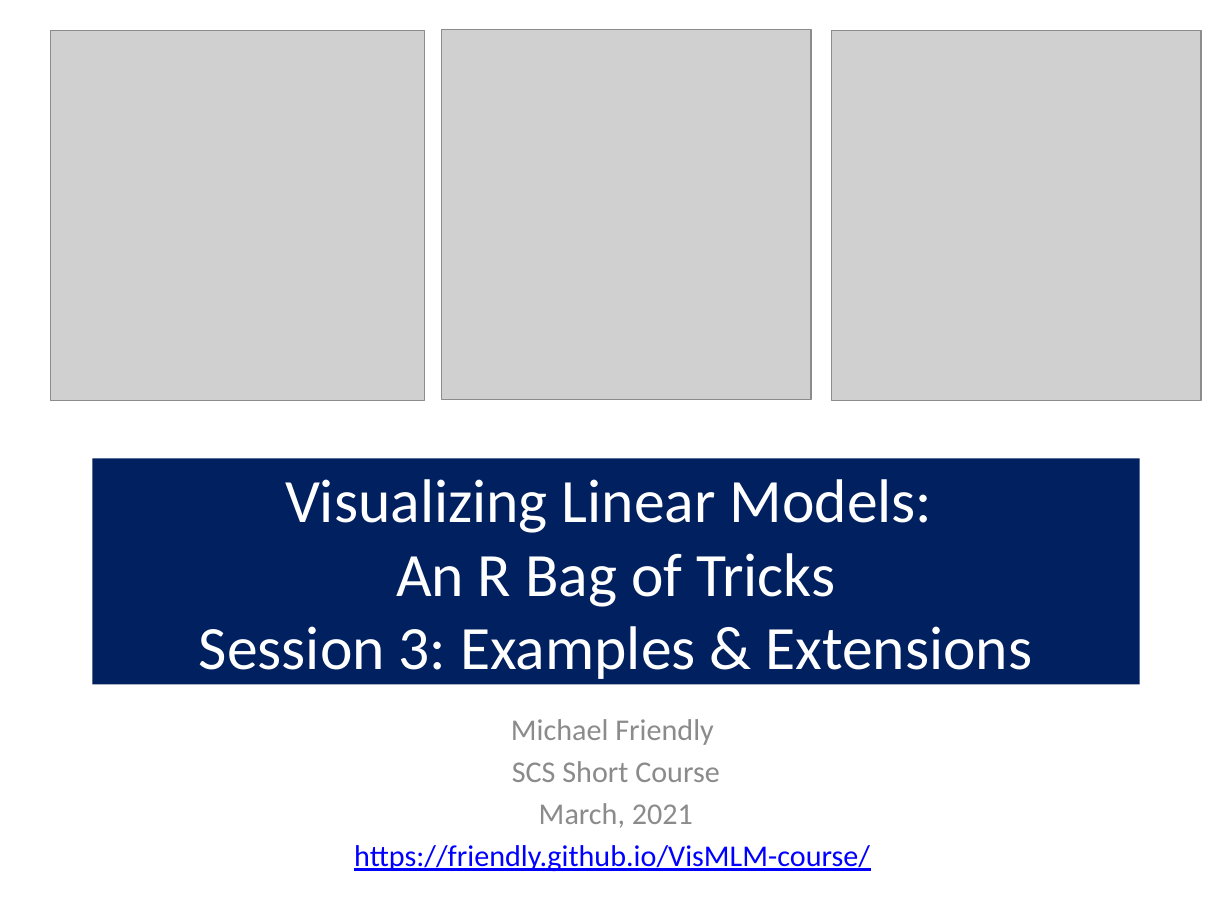
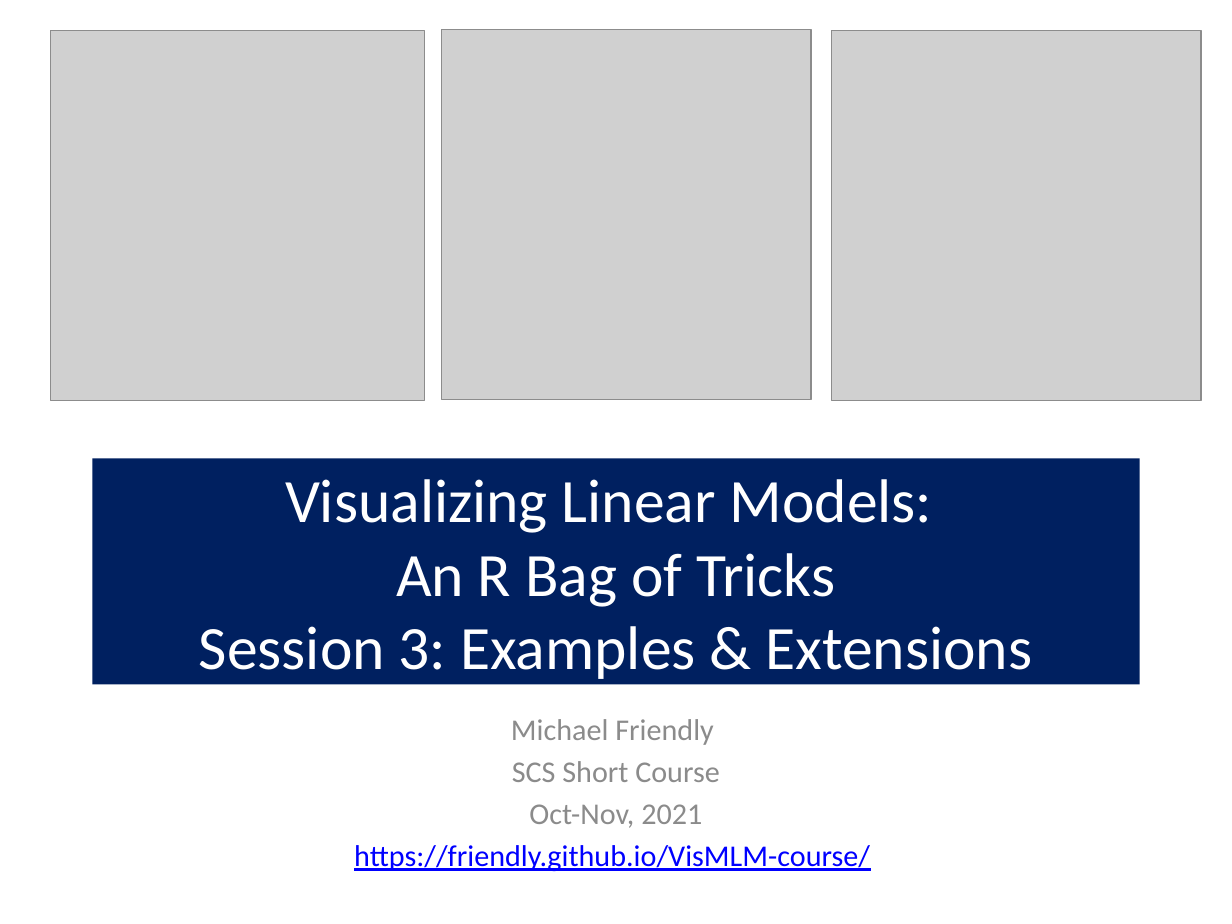
Before and after one commit to friendly/VisMLM-course, a slide deck: slide 1 of lectures/lecture3.pptx. Drawn at 1232x924 pixels with LibreOffice and Linux fonts; fonts in the diff are those of the drawing; grey boxes stand for pictures. Boxes give left, top, right and bottom in pixels: in the first picture for what was removed or moved away, otherwise in the second. Text is boxed around its words. In the diff, an @@ line names an element or a change of style, - is before the commit and + after.

Commit message:
update lecture2

```diff
--- a/lectures/lecture3.pptx
+++ b/lectures/lecture3.pptx
@@ subtitle at (529,804,702,828): text changed @@
-March, 2021
+Oct-Nov, 2021
```
Also in this commit, not shown: 10 other files.
